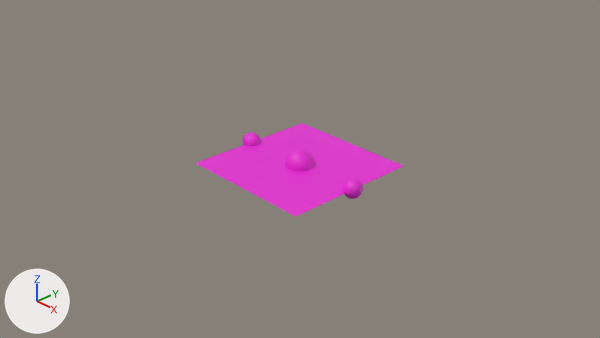
What one commit did to the Blender file res/models/placement/airlock/airlock.blend.
Rendered twice from the file's camera 'Camera'. Lighting does not change. The marker at lower left points along +X, +Y and +Z. The older version comes first.

Before the edit, the objects in view are built like this:
```python
me_plane = bpy.data.meshes.new('Plane')
me_plane.from_pydata([(-1.0, -1.0, 0.0), (1.0, -1.0, 0.0), (-1.0, 1.0, 0.0), (1.0, 1.0, 0.0)], [], [(0, 1, 3, 2)])
me_plane.materials.append(mat_p)  # pink #e724d4
me_sphere_007 = bpy.data.meshes.new('Sphere.007')
me_sphere_007.from_pydata(...)  # a UV sphere (32 segments, 16 rings, poles along z) spanning x -1.0..1.0, y -1.0..1.0, z -1.0..1.0
me_sphere_007.materials.append(mat_p)  # pink #e724d4
ob_p_center = bpy.data.objects.new('%P%Center', me_sphere_007)
ob_p_center.location = (0.001, 0.001, 0.013)
ob_p_center.scale = (0.196, 0.196, 0.196)
ob_p_footprint = bpy.data.objects.new('%P%Footprint', me_plane)
ob_p_footprint.location = (0.0, 0.0, 0.0)
```
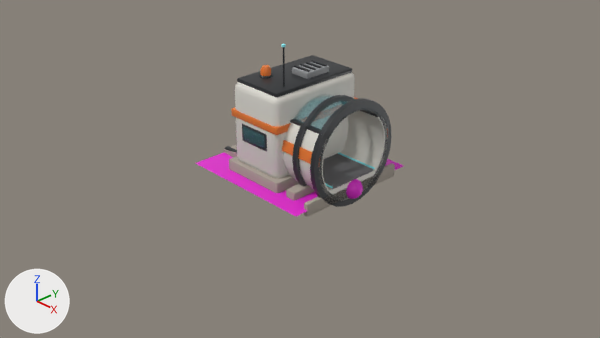
The change, as a diff of the scene's bpy script:
```diff
--- a/res/models/placement/airlock/airlock.blend.py
+++ b/res/models/placement/airlock/airlock.blend.py
@@ mat_accent_orange @@
+mat_accent_orange = principled_material('Accent_Orange')
+mat_accent_orange.base_color = (0.85, 0.2, 0.03)  # orange #ed7c30
+mat_accent_orange.roughness = 0.4
@@ mat_hull_white @@
+mat_hull_white = principled_material('Hull_White')
+mat_hull_white.base_color = (0.74, 0.72, 0.66)  # light grey #dfddd4
+mat_hull_white.roughness = 0.45
@@ mat_light_cyan @@
+mat_light_cyan = principled_material('Light_Cyan')
+mat_light_cyan.base_color = (0.3, 0.95, 1.0)  # cyan #95f9ff
+mat_light_cyan.roughness = 0.25
@@ mat_floor_deck @@
+mat_floor_deck = principled_material('Floor_Deck')
+mat_floor_deck.base_color = (0.16, 0.16, 0.17)  # grey #6f6f73
+mat_floor_deck.metallic = 0.1
+mat_floor_deck.roughness = 0.65
@@ mat_concrete @@
+mat_concrete = principled_material('Concrete')
+mat_concrete.base_color = (0.4, 0.35, 0.3)  # grey #aaa095
+mat_concrete.roughness = 0.9
@@ mat_glass_teal @@
+mat_glass_teal = principled_material('Glass_Teal')
+mat_glass_teal.base_color = (0.08, 0.3, 0.34)  # cyan #50959e
+mat_glass_teal.roughness = 0.05
+mat_glass_teal.alpha = 0.3
@@ mat_hull_grey @@
+mat_hull_grey = principled_material('Hull_Grey')
+mat_hull_grey.base_color = (0.3, 0.31, 0.32)  # grey #959799
+mat_hull_grey.roughness = 0.55
@@ mat_hazard_yellow @@
+mat_hazard_yellow = principled_material('Hazard_Yellow')
+mat_hazard_yellow.base_color = (0.85, 0.55, 0.02)  # yellow #edc427
@@ mat_frame_graphite @@
+mat_frame_graphite = principled_material('Frame_Graphite')
+mat_frame_graphite.base_color = (0.035, 0.038, 0.042)  # dark grey #35373a
+mat_frame_graphite.metallic = 0.3
+mat_frame_graphite.roughness = 0.4
@@ me_airlock @@
+me_airlock.from_pydata(...)  # 2040 vertices, 1751 faces; spans x -1.0..1.0, y -0.81..0.81, z -0.2..1.84
+me_airlock.polygons.foreach_set('use_smooth', [True] * 1751)
+me_airlock.materials.append(mat_hull_white)  # light grey #dfddd4
+me_airlock.materials.append(mat_accent_orange)  # orange #ed7c30
+me_airlock.materials.append(mat_floor_deck)  # grey #6f6f73
+me_airlock.materials.append(mat_light_cyan)  # cyan #95f9ff
+me_airlock.materials.append(mat_frame_graphite)  # dark grey #35373a
+me_airlock.materials.append(mat_concrete)  # grey #aaa095
+me_airlock.materials.append(mat_hull_grey)  # grey #959799
+me_airlock.materials.append(mat_hazard_yellow)  # yellow #edc427
+me_airlock.materials.append(mat_glass_teal)  # cyan #50959e
@@ ob_airlock @@
+ob_airlock = bpy.data.objects.new('Airlock', me_airlock)
+ob_airlock.location = (0.0, 0.0, 0.0)
```

Changed parts and their boxes [x1, y1, x2, y2] in the pictures (600 x 338 px):
'Airlock', added: after [224, 44, 395, 217]
    faces in mat_hull_white (light grey #dfddd4): [235, 72, 387, 201]
    faces in mat_frame_graphite (dark grey #35373a): [225, 47, 392, 207]
    faces in mat_concrete (grey #aaa095): [224, 145, 395, 217]
    faces in mat_glass_teal (cyan #50959e): [243, 94, 381, 149]
    faces in mat_floor_deck (grey #6f6f73): [323, 154, 373, 189]
